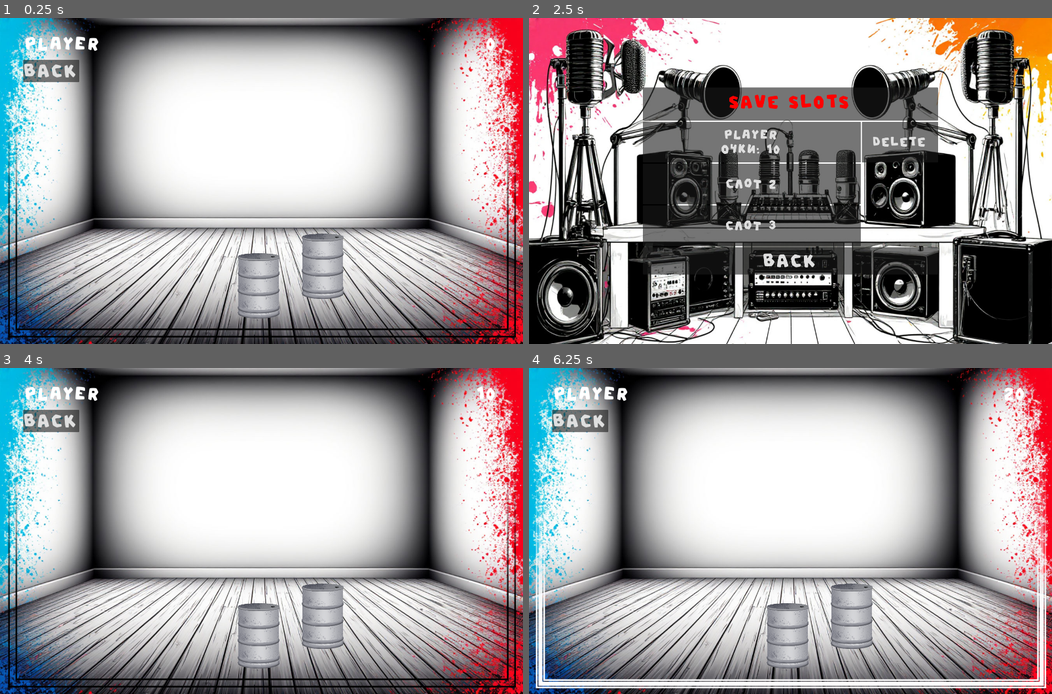
Above: before the commit, frames 1-4 (two rows, left to right).
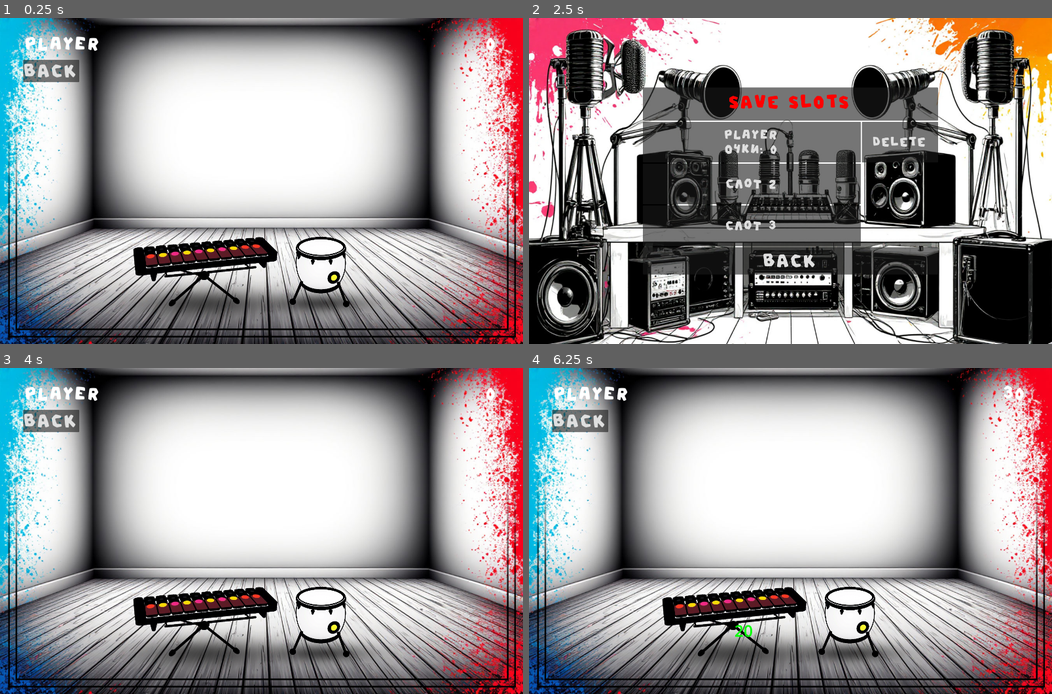
Above: after the commit, the same moments.

Repository: otumno/Bandgo
Game: Godot game, scene res://project/scenes/Game.tscn
The game is run twice, just before and just after one commit, with the same random seed, the same clock (stepped at 60 frames per second) and the same inputs. This scene is started directly instead of the project's main scene.
Inputs (mouse positions are in pixels of both pictures, inside the frame that each line leads up to):
- Up to frame 1 (0.25 s): no input
- Up to frame 2 (2.5 s): tap Enter at 0.5 s; move the mouse to (785, 285) at 0.52 s; click (785, 285) at 0.67 s; click "BACK" at 1.25 s; click "GAME" at 2 s
- Up to frame 3 (4 s): click "Player Очки: 10" (after the commit: "Player Очки: 0") at 2.75 s; click "Слот 2" at 3.5 s
- Up to frame 4 (6.25 s): tap Space at 4.25, 5.75 s; move the mouse to (853, 615) at 4.27 s; click (853, 615) at 4.42 s; tap Enter at 5 s; move the mouse to (842, 459) at 5.02 s; click (842, 459) at 5.17 s; move the mouse to (764, 596) at 5.77 s; click (764, 596) at 5.92 s

The runs differ from the first frame. In frame 1, 7.9% of the frame differs, in the area x 22-73%, y 66-93%; in frame 2, 0.2%; in frame 3, 7.9%; in frame 4, 13%, in the area x 1-99%, y 5-99%.

Commit message:
Stable version with some not goodies

Diff:
--- a/project/scenes/BPMGenerator.tscn
+++ b/project/scenes/BPMGenerator.tscn
@@ -7,7 +7,8 @@
 
 [node name="BpmManager" type="Node"]
 script = ExtResource("1_7n0pn")
-bpm = 200
+bpm = 140
 metronome_pattern = Array[int]([1, 0, 2, 0, 2, 0, 2, 0])
 metronome_sounds = Array[AudioStream]([ExtResource("2_6rr8p"), ExtResource("3_3r4sx"), ExtResource("4_3r4sx")])
+analysis_window = 8
 metadata/_custom_type_script = "uid://c75nob438sph0"
--- a/project/scenes/Game.tscn
+++ b/project/scenes/Game.tscn
@@ -9,19 +9,29 @@
 [ext_resource type="Script" uid="uid://c75nob438sph0" path="res://project/scripts/BPM_Manager.gd" id="7_f3117"]
 [ext_resource type="AudioStream" uid="uid://ewwcwvre4fig" path="res://project/assets/sounds/Tac.mp3" id="8_a6cnm"]
 [ext_resource type="AudioStream" uid="uid://hd3rxq44mh6f" path="res://project/assets/sounds/Tic.mp3" id="9_xewpq"]
-[ext_resource type="Texture2D" uid="uid://degv8ksy8ppva" path="res://project/assets/textures/—Pngtree—iron drum_4431249.png" id="10_a6cnm"]
 [ext_resource type="Script" uid="uid://cyi4htwqahhjt" path="res://project/scripts/Instrument.gd" id="10_mvo24"]
+[ext_resource type="Texture2D" uid="uid://cx4cbbkkni0bj" path="res://project/assets/textures/Shadow.png" id="13_n55ws"]
+[ext_resource type="AudioStream" uid="uid://1sgsdhge4w7g" path="res://project/assets/sounds/xylophon_1.ogg" id="14_lpm4y"]
 [ext_resource type="AudioStream" uid="uid://b8obbfx45w55r" path="res://project/assets/sounds/Barrel_Tom.ogg" id="14_nooqs"]
 [ext_resource type="Script" uid="uid://df1wy3kgm5iwy" path="res://project/scripts/PlayerUI.gd" id="14_qo2pe"]
 [ext_resource type="AudioStream" uid="uid://cexwuu2jf8lbn" path="res://project/assets/sounds/Barrel_Fail.ogg" id="15_ftep8"]
 [ext_resource type="Script" uid="uid://cckliyyl5npbh" path="res://project/scripts/BPM_SpritePulser.gd" id="15_nooqs"]
+[ext_resource type="AudioStream" uid="uid://dgpfnx58hv8hk" path="res://project/assets/sounds/xylophon_2.ogg" id="15_qlf8t"]
 [ext_resource type="Texture2D" uid="uid://bwobsrgdgjyrg" path="res://project/assets/textures/FRAME_1.png" id="16_ftep8"]
+[ext_resource type="AudioStream" uid="uid://dlk4cmhqva4db" path="res://project/assets/sounds/xylophon_3.ogg" id="16_n55ws"]
 [ext_resource type="Texture2D" uid="uid://dv6pg3jv73gwi" path="res://project/assets/textures/FRAME_2.png" id="17_27fkg"]
-[ext_resource type="AudioStream" uid="uid://cr5hogfgnr608" path="res://project/assets/sounds/622224__nlux__nlux-hippy-tom-tom-19-gb1.wav" id="17_ftep8"]
+[ext_resource type="AudioStream" uid="uid://clnxb7pknphow" path="res://project/assets/sounds/xylophon_4.ogg" id="17_rbt3f"]
+[ext_resource type="AudioStream" uid="uid://dxmcutit8pbbu" path="res://project/assets/sounds/xylophon_Fail.ogg" id="18_4mt45"]
 [ext_resource type="Script" uid="uid://bl4b0m6owwkag" path="res://project/scripts/PatternAnalyzer.gd" id="19_27fkg"]
+[ext_resource type="Texture2D" uid="uid://b77702pbc12b3" path="res://project/assets/textures/Xylophone.png" id="19_qlf8t"]
+[ext_resource type="PackedScene" uid="uid://cxu2mdfufhifo" path="res://project/scenes/ScorePopup.tscn" id="19_rbt3f"]
+[ext_resource type="Texture2D" uid="uid://b7nlbr70vc8v2" path="res://project/assets/textures/Tom1.png" id="24_n55ws"]
 
 [sub_resource type="RectangleShape2D" id="RectangleShape2D_f3117"]
-size = Vector2(149, 241)
+size = Vector2(519.804, 113)
+
+[sub_resource type="CircleShape2D" id="CircleShape2D_n55ws"]
+radius = 110.0
 
 [node name="Game" type="Node"]
 script = ExtResource("1_cqeua")
@@ -78,41 +88,46 @@
 
 [node name="Instrument_Barrel" type="Area2D" parent="."]
 script = ExtResource("10_mvo24")
-correct_sound_pattern = Array[AudioStream]([ExtResource("14_nooqs"), ExtResource("14_nooqs")])
-fail_sound = ExtResource("15_ftep8")
-first_click_sound = ExtResource("14_nooqs")
-rhythm_window_ms = 70.0
+correct_sound_pattern = Array[AudioStream]([ExtResource("14_lpm4y"), ExtResource("15_qlf8t"), ExtResource("16_n55ws"), ExtResource("17_rbt3f")])
+fail_sound = ExtResource("18_4mt45")
+first_click_sound = ExtResource("16_n55ws")
+score_popup_scene = ExtResource("19_rbt3f")
 
 [node name="Sprite2D" type="Sprite2D" parent="Instrument_Barrel"]
-position = Vector2(950, 975)
-scale = Vector2(0.191, 0.191)
-texture = ExtResource("10_a6cnm")
+position = Vector2(754, 934)
+scale = Vector2(0.715612, 0.715612)
+texture = ExtResource("19_qlf8t")
 
 [node name="CollisionShape2D" type="CollisionShape2D" parent="Instrument_Barrel"]
-position = Vector2(949.5, 985.5)
+position = Vector2(751.931, 870.059)
+rotation = -0.10472
 shape = SubResource("RectangleShape2D_f3117")
 
 [node name="PatternAnalyzer" type="Node" parent="Instrument_Barrel"]
 script = ExtResource("19_27fkg")
 
+[node name="AudioStreamPlayer" type="AudioStreamPlayer" parent="Instrument_Barrel"]
+
 [node name="Instrument_Barrel2" type="Area2D" parent="."]
 script = ExtResource("10_mvo24")
-correct_sound_pattern = Array[AudioStream]([ExtResource("17_ftep8"), ExtResource("17_ftep8")])
+correct_sound_pattern = Array[AudioStream]([ExtResource("14_nooqs")])
 fail_sound = ExtResource("15_ftep8")
-first_click_sound = ExtResource("17_ftep8")
-rhythm_window_ms = 70.0
+first_click_sound = ExtResource("14_nooqs")
+score_popup_scene = ExtResource("19_rbt3f")
 
 [node name="Sprite2D" type="Sprite2D" parent="Instrument_Barrel2"]
-position = Vector2(1185, 903)
-scale = Vector2(0.191, 0.191)
-texture = ExtResource("10_a6cnm")
+position = Vector2(1173, 935)
+scale = Vector2(0.395421, 0.395421)
+texture = ExtResource("24_n55ws")
 
 [node name="CollisionShape2D" type="CollisionShape2D" parent="Instrument_Barrel2"]
-position = Vector2(1185, 916)
-shape = SubResource("RectangleShape2D_f3117")
+position = Vector2(1178, 904)
+shape = SubResource("CircleShape2D_n55ws")
 
 [node name="PatternAnalyzer" type="Node" parent="Instrument_Barrel2"]
 script = ExtResource("19_27fkg")
+
+[node name="AudioStreamPlayer" type="AudioStreamPlayer" parent="Instrument_Barrel2"]
 
 [node name="Control" type="Control" parent="." node_paths=PackedStringArray("player_name_label", "score_label")]
 layout_mode = 3
@@ -141,3 +156,13 @@
 theme = ExtResource("4_cqeua")
 horizontal_alignment = 2
 vertical_alignment = 1
+
+[node name="Sprite2D" type="Sprite2D" parent="."]
+position = Vector2(760, 1051)
+scale = Vector2(0.352319, 0.352319)
+texture = ExtResource("13_n55ws")
+
+[node name="Sprite2D" type="Sprite2D" parent="Sprite2D"]
+position = Vector2(1197.78, -2.83827)
+scale = Vector2(0.640826, 0.640826)
+texture = ExtResource("13_n55ws")
--- /dev/null
+++ b/project/scenes/ScorePopup.tscn
@@ -0,0 +1,7 @@
+[gd_scene load_steps=2 format=3 uid="uid://cxu2mdfufhifo"]
+
+[ext_resource type="Script" uid="uid://bg461mh3d4un4" path="res://project/scripts/ScorePopup.gd" id="1_p4a62"]
+
+[node name="ScorePopup" type="Label"]
+theme_override_font_sizes/font_size = 50
+script = ExtResource("1_p4a62")
--- a/project/scenes/StartMenu.tscn
+++ b/project/scenes/StartMenu.tscn
@@ -51,7 +51,8 @@
 text = "BANDGO"
 horizontal_alignment = 3
 vertical_alignment = 3
-visible_ratio = -0.166667
+visible_characters = 0
+visible_ratio = 0.0
 metadata/_edit_use_anchors_ = true
 
 [node name="VBoxContainer" type="VBoxContainer" parent="Control"]
--- a/project/scripts/GlobalBalanceManager.gd
+++ b/project/scripts/GlobalBalanceManager.gd
@@ -7,3 +7,5 @@
 @export var rhythm_window_after_ms: int = 50
 @export var upgrade_costs: Dictionary = {"speed": 100, "power": 200}
 @export var instrument_costs: Dictionary = {"guitar": 500, "drums": 800}
+@export var combo_multipliers: Array[int] = [1, 2, 3, 5, 10]
+@export var combo_pattern: Array[int] = [1, 1, 1, 1]  # можно задать шаблон
--- a/project/scripts/Instrument.gd
+++ b/project/scripts/Instrument.gd
@@ -5,192 +5,204 @@
 @export var correct_sound_pattern: Array[AudioStream]
 @export var fail_sound: AudioStream
 @export var first_click_sound: AudioStream
+@export var combo_sounds: Array[AudioStream]
 
 @export_category("Gameplay Settings")
 @export var points_per_click: int = 10
 @export var in_rhythm_multiplier: float = 2.0
 @export var rhythm_window_ms: float = 100.0
-
-@export_category("Pattern Analysis")
-@export var required_matches: int = 2  # Сколько раз должен повториться паттерн
-@export var analysis_window: int = 4   # Количество тактов для анализа
+@export var combo_window_seconds: float = 2.0
+@export var combo_multipliers: Array[int] = [1, 2, 3, 5, 8]
 
 @export_category("Visual Feedback")
+@export var score_popup_scene: PackedScene
+@export var in_rhythm_color: Color = Color.GREEN
+@export var out_of_rhythm_color: Color = Color.WHITE
+@export var combo_colors: Array[Color] = [Color.GOLD, Color.CRIMSON, Color.DEEP_SKY_BLUE]
 @export var feedback_scale: float = 1.1
 @export var feedback_duration: float = 0.15
 @export var enable_visual_feedback: bool = true
-
-var pattern_index := 0
+@export var max_scale_limit: float = 1.3
+@export var hit_particles: GPUParticles2D
+@export var combo_particles: GPUParticles2D
+
+@onready var pattern_analyzer: PatternAnalyzer = $PatternAnalyzer
+@onready var audio_player: AudioStreamPlayer = $AudioStreamPlayer
+@onready var sprite: Sprite2D = $Sprite2D
+
+var bpm_manager: BPM_Manager
 var last_hit_time := 0.0
 var is_first_click := true
-var sprite: Sprite2D
-var audio_player: AudioStreamPlayer
-var bpm_manager: BPM_Manager
-
-# Для анализа паттернов
-var input_buffer: Array[int] = []
-var detected_pattern: Array[int] = []
-var match_count: int = 0
+var pattern_index := 0
+var feedback_tween: Tween
+var base_scale: Vector2
+var combo_count := 0
+var last_combo_time := 0.0
+var current_combo_multiplier := 1
 
 func _ready():
-	_initialize_audio_player()
-	_find_sprite()
-	_setup_bpm_manager()
-	_connect_input()
-
-func _initialize_audio_player():
-	audio_player = AudioStreamPlayer.new()
-	audio_player.name = "InstrumentAudioPlayer"
-	add_child(audio_player)
-
-func _find_sprite():
-	for child in get_children():
-		if child is Sprite2D:
-			sprite = child
-			break
-
-func _setup_bpm_manager():
-	bpm_manager = BPM_GlobalManager as BPM_Manager
-
+	_initialize_nodes()
+	_connect_signals()
+	base_scale = sprite.scale if sprite else Vector2.ONE
+	input_event.connect(_on_input_event)
+
+func _initialize_nodes():
+	if not audio_player:
+		audio_player = AudioStreamPlayer.new()
+		audio_player.name = "AudioStreamPlayer"
+		add_child(audio_player)
+
+	if not sprite:
+		for child in get_children():
+			if child is Sprite2D:
+				sprite = child
+				break
+
+func _connect_signals():
+	bpm_manager = get_node_or_null("/root/BPM_GlobalManager")
 	if bpm_manager:
-		print("BPM Manager connected successfully")
+		print("BPM Manager linked in Instrument")
 	else:
 		push_error("BPM Manager not found in autoload!")
 
-	# Получаем PatternAnalyzer из текущей сцены
-	var pattern_analyzer = $PatternAnalyzer if has_node("PatternAnalyzer") else null
-	if pattern_analyzer and pattern_analyzer.has_signal("pattern_detected"):
-		pattern_analyzer.pattern_detected.connect(_on_pattern_detected)
-		print("Connected signal 'pattern_detected'")
-	else:
-		push_warning("PatternAnalyzer not found or missing signal 'pattern_detected'")
-
-func _connect_input():
-	input_event.connect(_on_input_event)
-	set_process_input(true)
-
-func _exit_tree():
-	if bpm_manager:
-		bpm_manager.stop_metronome()
-
-func _on_input_event(_viewport, event, _shape_idx):
+	if pattern_analyzer:
+		pattern_analyzer.pattern_verified.connect(_on_pattern_verified)
+	else:
+		print("PatternAnalyzer not found - continuing without pattern analysis")
+
+func _on_input_event(_viewport, event: InputEvent, _shape_idx):
 	if event is InputEventMouseButton and event.pressed and event.button_index == MOUSE_BUTTON_LEFT:
 		_handle_click()
 
 func _handle_click():
 	var current_time = Time.get_ticks_msec()
-	var current_beat = bpm_manager.current_beat if bpm_manager else -1
-
-	if is_first_click and bpm_manager:
-		bpm_manager.start_metronome()
+	var current_beat = bpm_manager.current_beat if bpm_manager else 0
 
 	if is_first_click:
-		_handle_first_click()
+		if bpm_manager:
+			bpm_manager.start_metronome()
 		is_first_click = false
-	else:
-		_handle_regular_click(current_time)
-
-	# Добавляем текущий такт в буфер для анализа паттернов
-	if current_beat != -1:
-		input_buffer.append(current_beat)
-		while input_buffer.size() > analysis_window:
-			input_buffer.remove_at(0)
-
-		# Проверяем паттерн
-		_check_pattern()
+		if first_click_sound:
+			_play_sound(first_click_sound)
+
+	if pattern_analyzer:
+		pattern_analyzer.register_input(current_beat)
+
+	var is_in_rhythm = _check_rhythm(current_time)
+	_update_combo(current_time, is_in_rhythm)
+
+	if is_in_rhythm:
+		_play_correct_sound()
+		_add_points(int(points_per_click * in_rhythm_multiplier * current_combo_multiplier))
+	else:
+		_play_fail_sound()
+		_add_points(points_per_click)
 
 	last_hit_time = current_time
 	_play_visual_feedback()
-
-func _check_pattern():
-	if input_buffer.size() < analysis_window:
-		print("Buffer too small:", input_buffer)
-		return
-
-	if bpm_manager and bpm_manager.check_pattern(input_buffer):
-		match_count += 1
-		print("Pattern match detected! Match count:", match_count)
-	else:
-		match_count = 0
-		print("No pattern match. Resetting match count.")
-
-	if match_count >= required_matches:
-		detected_pattern = input_buffer.duplicate()
-		match_count = 0
-		print("Starting automation with pattern:", detected_pattern)
-		_start_automation(detected_pattern)
-
-func _start_automation(pattern: Array):
-	print("Automating pattern:", pattern)
-	for beat in pattern:
-		await get_tree().create_timer(60.0 / bpm_manager.bpm).timeout
-		if correct_sound_pattern.is_empty():
-			push_error("Correct sound pattern is empty!")
-			return
-
-		var sound_index = beat % correct_sound_pattern.size()
-		audio_player.stream = correct_sound_pattern[sound_index]
-		audio_player.play()
-		print("Playing sound at index:", sound_index)
-
-func _on_pattern_detected(pattern: Array):
-	print("Pattern detected in Instrument:", pattern)
-	_start_automation(pattern)
-
-func _handle_first_click():
-	if first_click_sound:
-		audio_player.stream = first_click_sound
-		audio_player.play()
-	_add_points(points_per_click)
-
-func _handle_regular_click(current_time: float):
+	_emit_particles(is_in_rhythm)
+
+func _check_rhythm(current_time: float) -> bool:
 	if not bpm_manager:
-		_add_points(points_per_click)
-		return
+		return false
 
 	var beat_time = (60.0 / bpm_manager.bpm) * 1000.0
 	var time_since_last = current_time - last_hit_time
 	var time_in_beat = fmod(time_since_last, beat_time)
 
-	if _is_in_rhythm(time_in_beat, beat_time):
-		_play_correct_sound()
-		_add_points(int(points_per_click * in_rhythm_multiplier))
-	else:
-		_play_fail_sound()
-		_add_points(points_per_click)
-
-func _is_in_rhythm(time_in_beat: float, beat_time: float) -> bool:
 	return (time_in_beat <= rhythm_window_ms or
 		   (beat_time - time_in_beat) <= rhythm_window_ms)
+
+func _update_combo(current_time: float, is_in_rhythm: bool):
+	var time_since_last_combo = (current_time - last_combo_time) / 1000.0
+
+	if is_in_rhythm and time_since_last_combo <= combo_window_seconds:
+		combo_count += 1
+		current_combo_multiplier = combo_multipliers[min(combo_count, combo_multipliers.size() - 1)]
+	else:
+		combo_count = 0
+		current_combo_multiplier = 1
+
+	last_combo_time = current_time
 
 func _play_correct_sound():
 	if correct_sound_pattern.is_empty():
 		return
 
-	audio_player.stream = correct_sound_pattern[pattern_index % correct_sound_pattern.size()]
-	audio_player.play()
-	pattern_index += 1
+	if combo_count >= 3 and not combo_sounds.is_empty():
+		var sound_idx = min(combo_count - 3, combo_sounds.size() - 1)
+		_play_sound(combo_sounds[sound_idx])
+	else:
+		audio_player.stream = correct_sound_pattern[pattern_index % correct_sound_pattern.size()]
+		audio_player.play()
+		pattern_index += 1
 
 func _play_fail_sound():
 	if fail_sound:
-		audio_player.stream = fail_sound
-		audio_player.play()
+		_play_sound(fail_sound)
+
+func _play_sound(sound: AudioStream):
+	audio_player.stream = sound
+	audio_player.play()
 
 func _add_points(points: int):
-	var game_manager = get_node_or_null("/root/GameManager")
-	if game_manager and game_manager.has_method("add_score"):
-		game_manager.add_score(points)
-	else:
-		push_warning("GameManager not found or missing add_score method")
+	var gm = get_node_or_null("/root/GameManager")
+	if gm and gm.has_method("add_score"):
+		gm.add_score(points)
+		if score_popup_scene and (sprite or is_instance_valid(self)):
+			var popup_position = sprite.global_position if sprite else global_position
+			_show_score_popup(points, popup_position)
+
+func _show_score_popup(points: int, popup_pos: Vector2):
+	var popup = score_popup_scene.instantiate()
+	get_tree().root.add_child(popup)
+
+	var is_in_rhythm = _check_rhythm(Time.get_ticks_msec())
+	var color = _get_popup_color(is_in_rhythm)
+
+	popup.show_score(points, popup_pos, color, current_combo_multiplier)
+
+func _get_popup_color(is_in_rhythm: bool) -> Color:
+	if combo_count >= 3 and combo_colors.size() > 0:
+		var color_idx = min(combo_count - 3, combo_colors.size() - 1)
+		return combo_colors[color_idx]
+	return in_rhythm_color if is_in_rhythm else out_of_rhythm_color
 
 func _play_visual_feedback():
 	if not sprite or not enable_visual_feedback:
 		return
 
-	var base_scale = sprite.scale
-	var tween = create_tween()
-	tween.set_trans(Tween.TRANS_QUINT)
-	tween.set_ease(Tween.EASE_OUT)
-
-	tween.tween_property(sprite, "scale", base_scale * feedback_scale, feedback_duration * 0.6)
-	tween.tween_property(sprite, "scale", base_scale, feedback_duration * 0.4)
+	if feedback_tween:
+		feedback_tween.kill()
+
+	var target_scale = base_scale * feedback_scale * (1.0 + 0.1 * current_combo_multiplier)
+	target_scale.x = min(target_scale.x, base_scale.x * max_scale_limit)
+	target_scale.y = min(target_scale.y, base_scale.y * max_scale_limit)
+
+	feedback_tween = create_tween().set_trans(Tween.TRANS_QUINT).set_ease(Tween.EASE_OUT)
+	feedback_tween.tween_property(sprite, "scale", target_scale, feedback_duration * 0.5)
+	feedback_tween.tween_property(sprite, "scale", base_scale, feedback_duration * 0.5)
+
+func _emit_particles(is_in_rhythm: bool):
+	if hit_particles:
+		hit_particles.emitting = true
+		hit_particles.modulate = in_rhythm_color if is_in_rhythm else out_of_rhythm_color
+
+	if combo_count >= 3 and combo_particles:
+		combo_particles.emitting = true
+		if combo_colors.size() > 0:
+			var color_idx = min(combo_count - 3, combo_colors.size() - 1)
+			combo_particles.modulate = combo_colors[color_idx]
+
+func _on_pattern_verified(pattern: Array[bool]):
+	await _start_automation(pattern)
+	pattern_analyzer.reset()
+
+func _start_automation(pattern: Array[bool]) -> void:
+	print("Playing back pattern:", pattern)
+	for i in range(pattern_analyzer.auto_repeat_count):
+		for hit in pattern:
+			await get_tree().create_timer(60.0 / bpm_manager.bpm).timeout
+			if hit and not correct_sound_pattern.is_empty():
+				var sound_index = randi() % correct_sound_pattern.size()
+				_play_sound(correct_sound_pattern[sound_index])
--- a/project/scripts/PatternAnalyzer.gd
+++ b/project/scripts/PatternAnalyzer.gd
@@ -1,46 +1,75 @@
 extends Node
+class_name PatternAnalyzer
 
-# Объявление сигнала
-signal pattern_detected(pattern: Array)
+signal pattern_verified(pattern: Array[bool])
 
-@export var required_matches: int = 2  # Сколько раз должен повториться паттерн
 @export var bpm_manager: BPM_Manager
+@export var analysis_window: int = 4
+@export var required_matches: int = 2
+@export var auto_repeat_count: int = 3
 
-var current_sequence: Array = []
-var pattern_buffer: Array = []
-var match_count: int = 0
+enum State { IDLE, RECORDING, CHECKING, AUTOMATING }
+
+var state: State = State.IDLE
+var current_beat := 0
+var beat_inputs: Dictionary = {}  # beat_number -> bool
+var input_buffer: Array[bool] = []
+var recorded_pattern: Array[bool] = []
+var match_count := 0
 
 func _ready():
-	# Получаем BPM_GlobalManager из автозагрузки
-	bpm_manager = BPM_GlobalManager as BPM_Manager
-
+	if not bpm_manager:
+		bpm_manager = BPM_GlobalManager
 	if bpm_manager:
-		print("BPM Manager connected successfully")
 		bpm_manager.beat_triggered.connect(_on_beat)
 	else:
-		push_error("BPM Manager not found in autoload!")
+		push_error("No BPM_Manager assigned or found!")
+
+func register_input(beat: int):
+	beat_inputs[beat] = true
 
 func _on_beat(beat_number: int):
-	current_sequence.append(beat_number)
+	current_beat = beat_number
 
-	if current_sequence.size() > bpm_manager.analysis_window:
-		current_sequence.remove_at(0)
+	var was_pressed: bool = beat_inputs.get(beat_number, false)
+	input_buffer.append(was_pressed)
+	while input_buffer.size() > analysis_window:
+		input_buffer.remove_at(0)
 
-	if current_sequence.size() == bpm_manager.analysis_window:
-		var is_match = bpm_manager.check_pattern(current_sequence)
+	# Удаляем старые события, чтобы не накапливались
+	beat_inputs.erase(beat_number - analysis_window)
 
-		if is_match:
-			match_count += 1
-			pattern_buffer = current_sequence.duplicate()
-			print("Pattern match detected in PatternAnalyzer! Match count:", match_count)
-		else:
-			match_count = 0
-			print("No pattern match in PatternAnalyzer. Resetting match count.")
+	match state:
+		State.IDLE:
+			if input_buffer.size() == analysis_window and _has_any_true(input_buffer):
+				recorded_pattern = input_buffer.duplicate()
+				match_count = 0
+				state = State.CHECKING
+				print("Recorded pattern:", recorded_pattern)
 
-		if match_count >= required_matches:
-			emit_signal("pattern_detected", pattern_buffer)
-			match_count = 0
-			print("Emitting signal 'pattern_detected' with pattern:", pattern_buffer)
+		State.CHECKING:
+			if input_buffer == recorded_pattern:
+				match_count += 1
+				print("Pattern matched. Match count:", match_count)
+			else:
+				match_count = 0
+				print("Pattern mismatch. Resetting count.")
 
-func _on_pattern_detected(pattern: Array):
-	print("Pattern detected in PatternAnalyzer:", pattern)
+			if match_count >= required_matches:
+				state = State.AUTOMATING
+				emit_signal("pattern_verified", recorded_pattern)
+
+		State.AUTOMATING:
+			pass
+
+func _has_any_true(arr: Array[bool]) -> bool:
+	for value in arr:
+		if value:
+			return true
+	return false
+
+func reset():
+	input_buffer.clear()
+	recorded_pattern.clear()
+	match_count = 0
+	state = State.IDLE
--- /dev/null
+++ b/project/scripts/PatternVisualizer.gd
@@ -0,0 +1,49 @@
+extends Node2D
+
+@export var pattern_colors: Array[Color] = [
+	Color.GREEN,
+	Color.RED,
+	Color.BLUE,
+	Color.YELLOW
+]
+@export var cell_size: Vector2 = Vector2(20, 20)
+@export var spacing: float = 5.0
+
+var current_pattern: Array[bool] = []
+var pattern_history: Array[Array] = []
+
+func _ready():
+	var bpm_manager = get_node("/root/BPM_GlobalManager")
+	bpm_manager.pattern_detected.connect(_on_pattern_detected)
+
+func _on_pattern_detected(pattern: Array[bool], _start_beat: int):
+	current_pattern = pattern.duplicate()
+	pattern_history.append(pattern.duplicate())
+
+	if pattern_history.size() > 5:
+		pattern_history.remove_at(0)
+
+	queue_redraw()
+
+func _draw():
+	if current_pattern.is_empty():
+		return
+
+	# Рисуем текущий паттерн
+	for i in range(current_pattern.size()):
+		var color = pattern_colors[i % pattern_colors.size()] if current_pattern[i] else Color(0.2, 0.2, 0.2, 0.5)
+		var rect = Rect2(
+			Vector2(i * (cell_size.x + spacing), 0),
+			cell_size
+		)
+		draw_rect(rect, color, true)
+
+	# Рисуем историю паттернов
+	for p in range(pattern_history.size()):
+		for i in range(pattern_history[p].size()):
+			var color = pattern_colors[i % pattern_colors.size()] if pattern_history[p][i] else Color(0.2, 0.2, 0.2, 0.5)
+			var rect = Rect2(
+				Vector2(i * (cell_size.x + spacing), (p + 1) * (cell_size.y + spacing)),
+				cell_size
+			)
+			draw_rect(rect, color, true)
--- /dev/null
+++ b/project/scripts/ScorePopup.gd
@@ -0,0 +1,24 @@
+extends Label
+
+@export var rise_distance := 40.0
+@export var duration := 0.8
+@export var scale_effect: bool = true
+@export var max_scale: float = 1.5
+@export var fade_out_delay: float = 0.2
+
+func show_score(value: int, popup_position: Vector2, color: Color, multiplier: int = 1):
+	text = "x%d %d" % [multiplier, value] if multiplier > 1 else str(value)
+	self.modulate = color
+	self.global_position = popup_position
+	self.modulate.a = 1.0
+	scale = Vector2.ONE
+
+	var tween = create_tween()
+
+	if scale_effect:
+		tween.tween_property(self, "scale", Vector2(max_scale, max_scale), duration * 0.2)
+		tween.tween_property(self, "scale", Vector2.ONE, duration * 0.3)
+
+	tween.parallel().tween_property(self, "global_position", popup_position + Vector2(0, -rise_distance), duration)
+	tween.parallel().tween_property(self, "modulate:a", 0.0, duration).set_delay(fade_out_delay)
+	tween.tween_callback(queue_free)
Not shown, added: project/assets/sounds/xylophon_1.ogg.import
Not shown, added: project/assets/sounds/xylophon_2.ogg.import
Not shown, added: project/assets/sounds/xylophon_3.ogg.import
Not shown, added: project/assets/sounds/xylophon_4.ogg.import
Not shown, added: project/assets/sounds/xylophon_Fail.ogg.import
Binary file added: project/assets/textures/Guitar.png
Not shown, added: project/assets/textures/Guitar.png.import
Binary file added: project/assets/textures/Shadow.png
Not shown, added: project/assets/textures/Shadow.png.import
Binary file added: project/assets/textures/Tom1.png
Not shown, added: project/assets/textures/Tom1.png.import
Binary file added: project/assets/textures/Xylophone.png
(and 10 more such lines)
